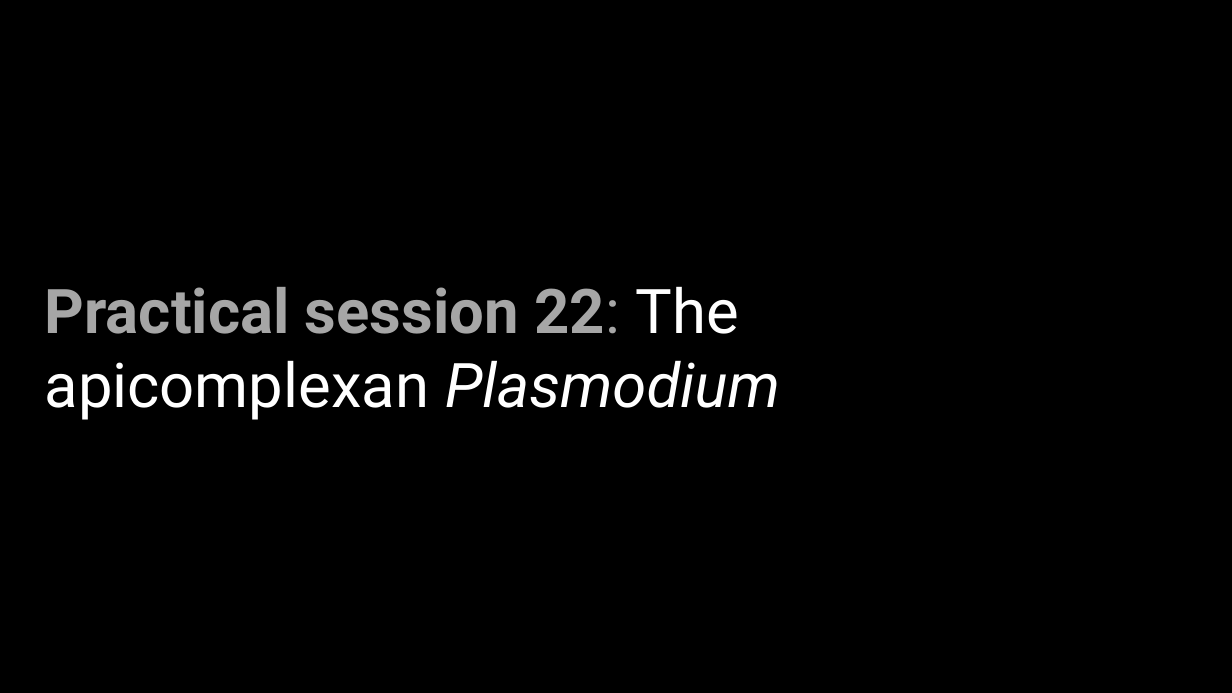
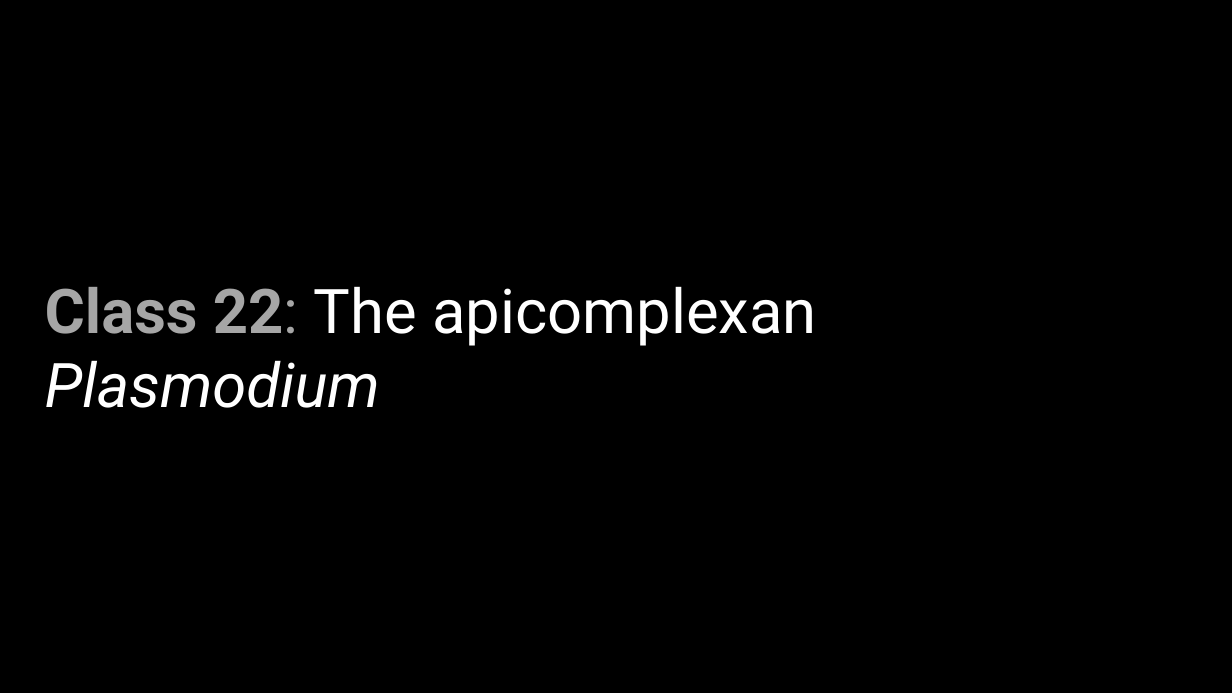
Before and after one commit to wood-lab/fish_406, a slide deck: slide 1 of docs/lectures/in-class_activities/class_22.pptx. Drawn at 1232x693 pixels with LibreOffice and Linux fonts; fonts in the diff are those of the drawing. Boxes give left, top, right and bottom in pixels: in the first picture for what was removed or moved away, otherwise in the second. Text is boxed around its words. In the diff, an @@ line names an element or a change of style, - is before the commit and + after.

Commit message:
updating ppts and agenda for class 23

```diff
--- a/docs/lectures/in-class_activities/class_22.pptx
+++ b/docs/lectures/in-class_activities/class_22.pptx
@@ text at (45,286,816,408): text changed @@
-Practical session 22: The apicomplexan Plasmodium
+Class 22: The apicomplexan Plasmodium
```
Also in this commit, not shown: 1 other slide changed, 15 other files.
